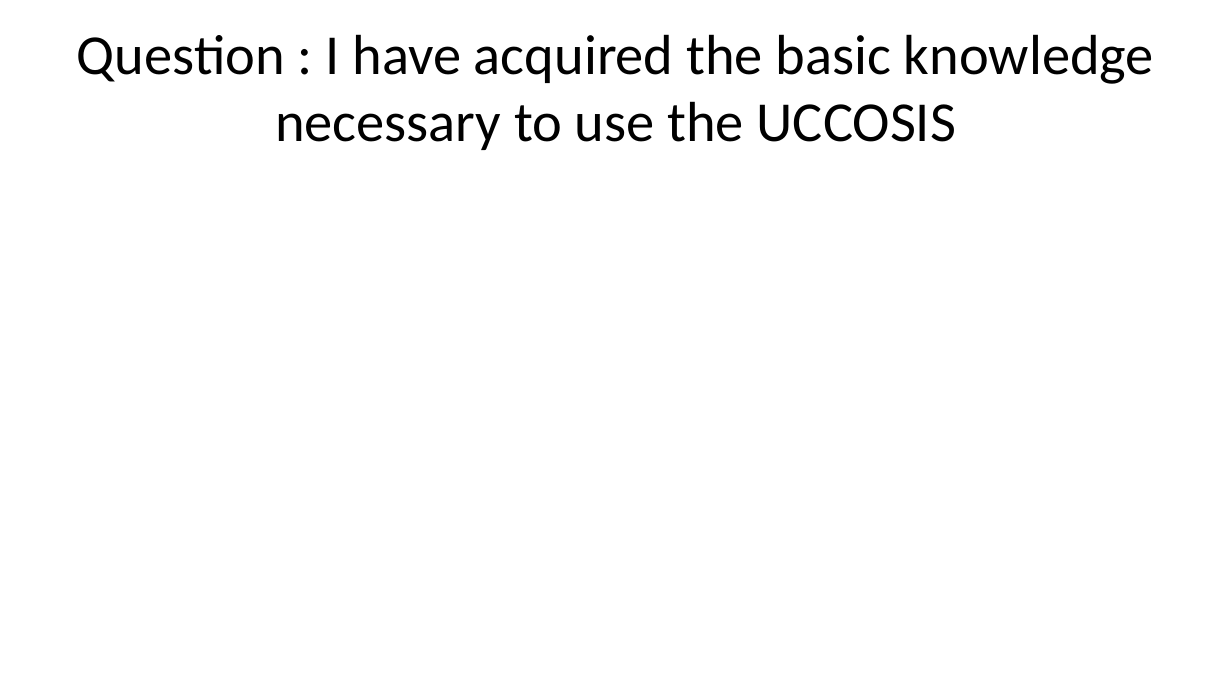
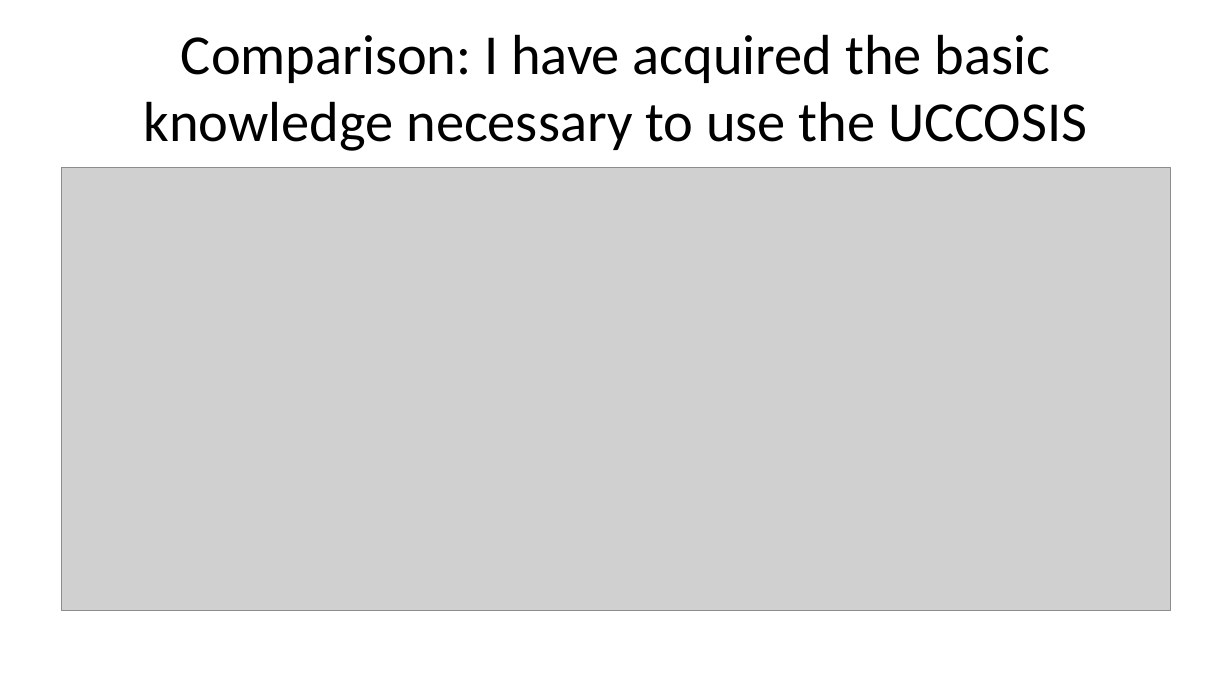
Before and after one commit to Harry6234/Data-Analyis-on-Refresher-Training, a slide deck: slide 18 of data_report.pptx (slide 15 before the commit). Drawn at 1232x693 pixels with LibreOffice and Linux fonts; fonts in the diff are those of the drawing; grey boxes stand for pictures. Boxes give left, top, right and bottom in pixels: in the first picture for what was removed or moved away, otherwise in the second. Text is boxed around its words. In the diff, an @@ line names an element or a change of style, - is before the commit and + after.

```diff
--- a/data_report.pptx
+++ b/data_report.pptx
@@ title at [144,34,1087,151]: text changed @@
-Question : I have acquired the basic knowledge necessary to use the UCCOSIS
+Comparison: I have acquired the basic knowledge necessary to use the UCCOSIS
@@ picture added at [62,168,1170,611] @@
```
Also in this commit, not shown: 4 other slides changed, 19 slides added, 4 slides removed, 2 other files.
